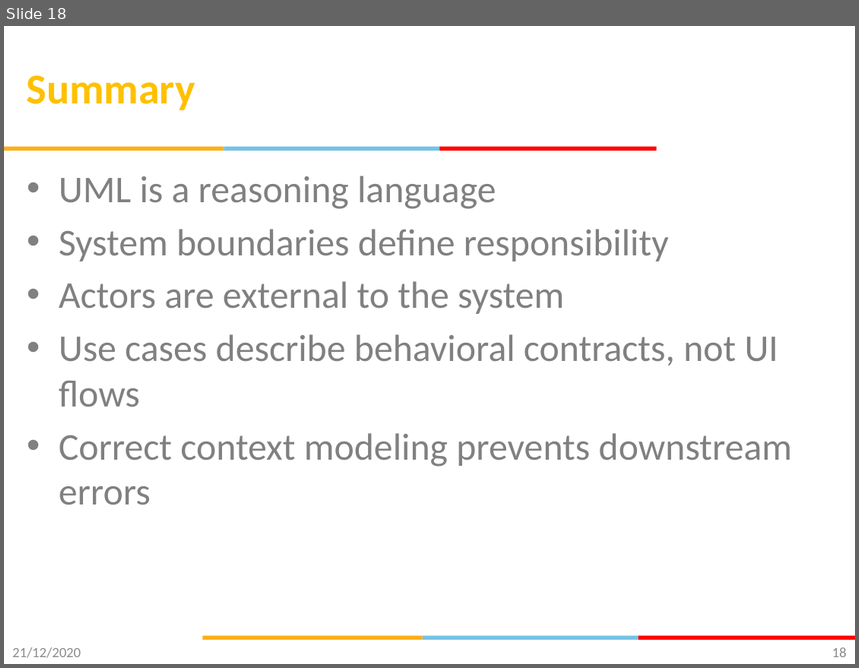
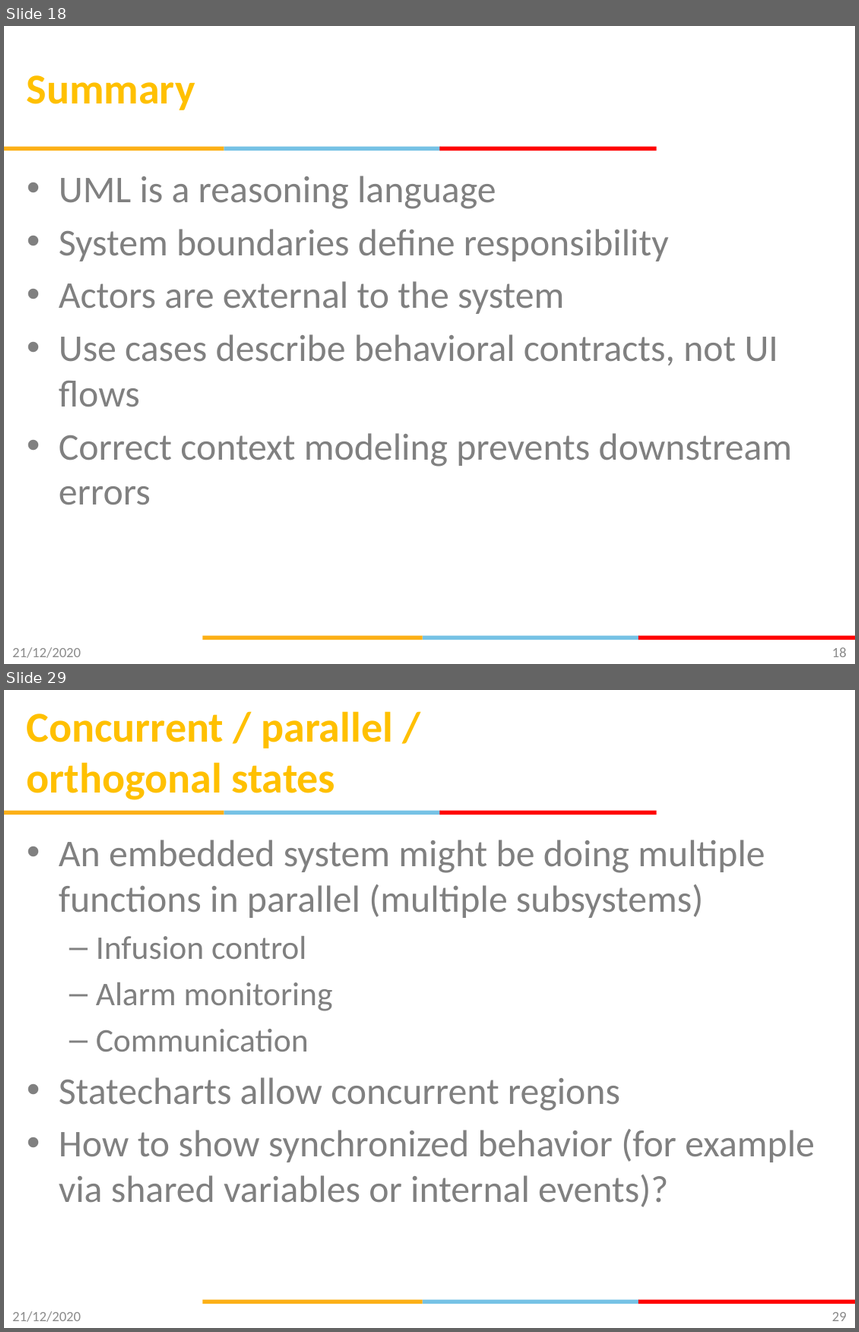
Before and after one commit to gsaurabhr-teaching/csg523-material, a slide deck: Lec-9-12-modeling-uml.pptx. Shown one above the other, each under a label of ours: slide 18 before the commit, slides 18 and 29 after it; the slides between them are not shown. The pictures are 859x668 and 859x1332 pixels, drawn with LibreOffice and Linux fonts; fonts in the diff are those of the drawing; background and template pictures are left out. Boxes give left, top, right and bottom in pixels: in the first picture for what was removed or moved away, otherwise in the second. Text is boxed around its words. In the diff, an @@ line names an element or a change of style, - is before the commit and + after.

Commit message:
UML state charts

```diff
--- a/Lec-9-12-modeling-uml.pptx
+++ b/Lec-9-12-modeling-uml.pptx
@@ slide 29 added at (4,690,855,1328), background #FFFFFF; not listed: 6 template elements that a slide beside it also shows @@
@@ title added at (27,711,393,800), 36 pt, text #FFC000, bold @@
+Concurrent / parallel / orthogonal states
@@ text added at (59,840,815,1208), 32 pt, text #808080 @@
+• An embedded system might be doing multiple functions in parallel (multiple subsystems)
+  – Infusion control
+  – Alarm monitoring
+  – Communication
+• Statecharts allow concurrent regions
+• How to show synchronized behavior (for example via shared variables or internal events)?
@@ text added at (12,1312,81,1322), 12 pt, text #8C8C8C @@
+21/12/2020
@@ page number added at (832,1312,847,1322), 12 pt, text #898989 @@
+29
```
Also in this commit, not shown: 1 slide changed, 14 other slides added.
